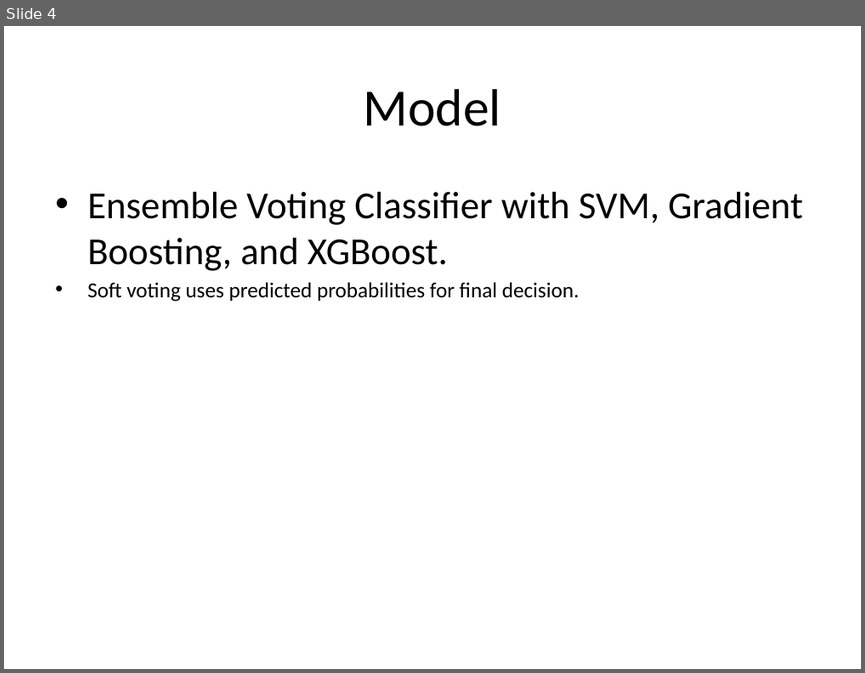
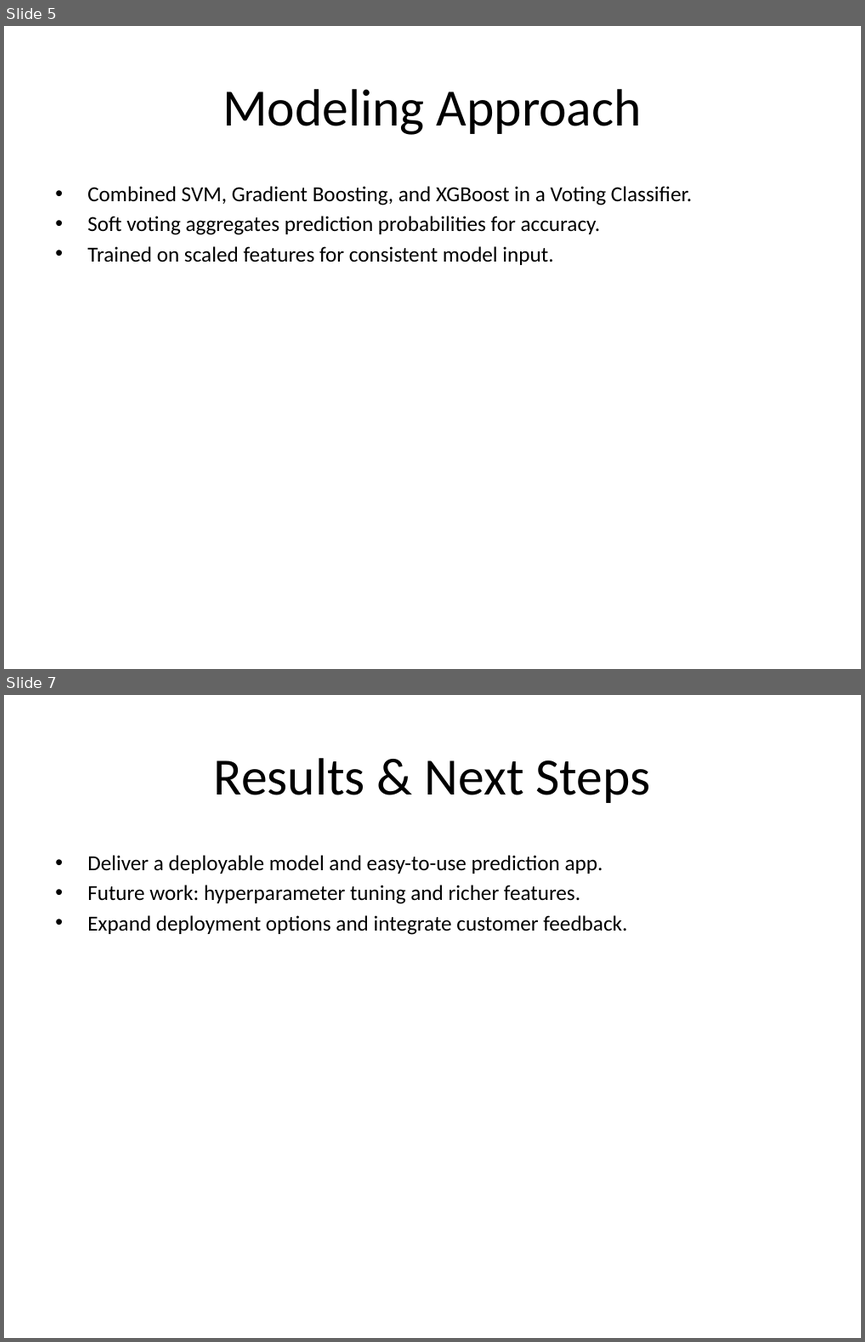
Before and after one commit to Luckyrajbhar/bank-customer-churn-ml, a slide deck: Bank_Churn_Presentation.pptx. Shown one above the other, each under a label of ours: slide 4 before the commit, slides 5 and 7 after it; the slides between them are not shown. The pictures are 865x673 and 865x1342 pixels, drawn with LibreOffice and Linux fonts; fonts in the diff are those of the drawing. Boxes give left, top, right and bottom in pixels: in the first picture for what was removed or moved away, otherwise in the second. Text is boxed around its words. In the diff, an @@ line names an element or a change of style, - is before the commit and + after.

```diff
--- a/Bank_Churn_Presentation.pptx
+++ b/Bank_Churn_Presentation.pptx
@@ slide 7 added at [4,695,861,1338], background #FFFFFF @@
@@ title added at [214,758,651,803], 44 pt, text #000000 @@
+Results & Next Steps
@@ text added at [87,855,627,935], 18 pt, text #000000 @@
+• Deliver a deployable model and easy-to-use prediction app.
+• Future work: hyperparameter tuning and richer features.
+• Expand deployment options and integrate customer feedback.
@@ what was slide 4 is now slide 5 @@
@@ slide 5 changed as well @@
@@ title at [222,89,642,135]: text changed @@
-Model
+Modeling Approach
@@ text at [87,186,692,265]: text changed; size 32 to 18 pt @@
-• Ensemble Voting Classifier with SVM, Gradient Boosting, and XGBoost.
-• Soft voting uses predicted probabilities for final decision.
+• Combined SVM, Gradient Boosting, and XGBoost in a Voting Classifier.
+• Soft voting aggregates prediction probabilities for accuracy.
+• Trained on scaled features for consistent model input.
```
Also in this commit, not shown: 4 other slides changed, 2 other slides added, 1 slide removed, 2 other files.
